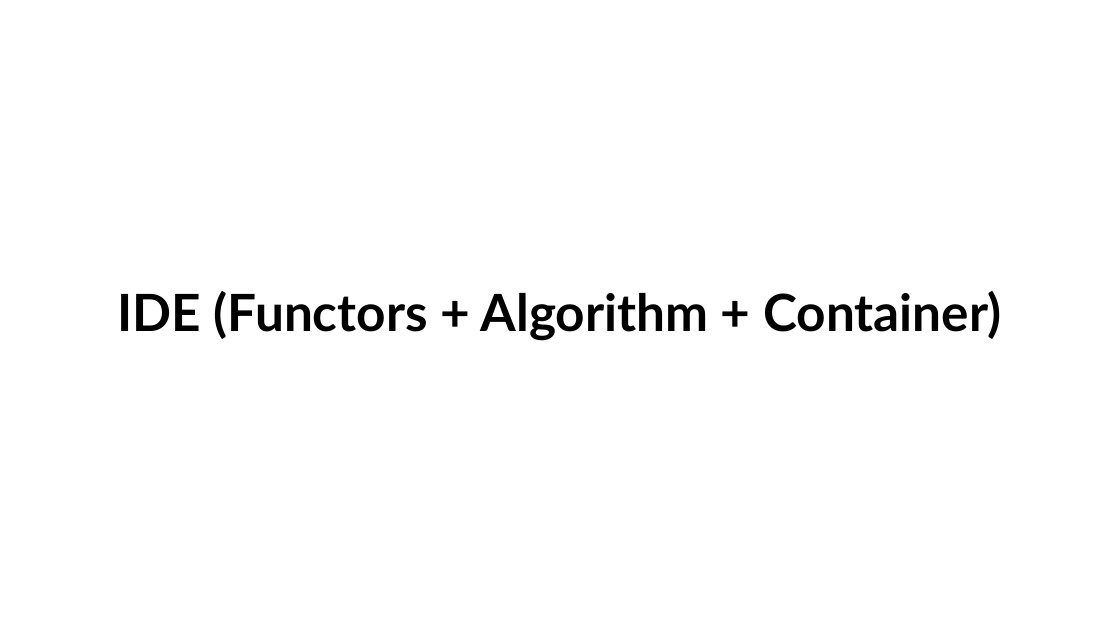
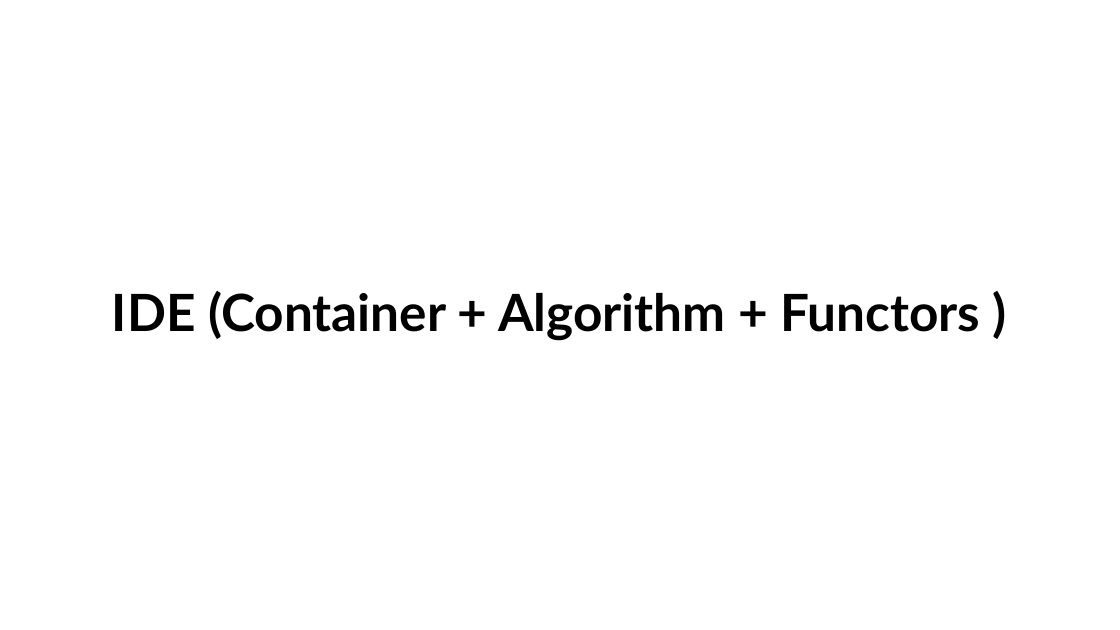
Before and after one commit to muazzamaqeel/Unversity-ComputerScience, a slide deck: slide 20 of C++/Tutoring/Lectures/WS-24/STL/STL.pptx (slide 19 before the commit). Drawn at 1120x630 pixels with LibreOffice and Linux fonts; fonts in the diff are those of the drawing. Boxes give left, top, right and bottom in pixels: in the first picture for what was removed or moved away, otherwise in the second. Text is boxed around its words. In the diff, an @@ line names an element or a change of style, - is before the commit and + after.

```diff
--- a/C++/Tutoring/Lectures/WS-24/STL/STL.pptx
+++ b/C++/Tutoring/Lectures/WS-24/STL/STL.pptx
@@ title at (112,291,980,341): text changed @@
-IDE (Functors + Algorithm + Container)
+IDE (Container + Algorithm + Functors )
```
Also in this commit, not shown: 2 other slides changed, 1 slide added.
